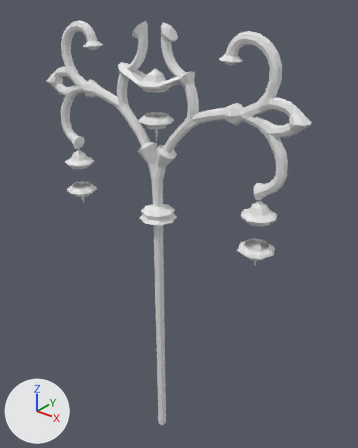
The FBX model P3 Videospelletje/P3 Schpiel/Assets/Dilar/DrModels/Environment/DrLantern.fbx as it was, and as the next commit left it.
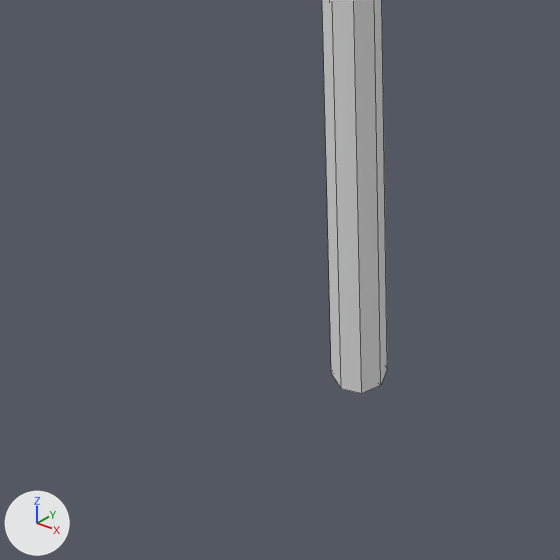
Each version is shown whole from a 50 mm camera at (2.048, -2.33, 1.426) aimed at (0.041, 0.18, -0.13), then close up on the part from 32% to 53% of the width and 83% to 100% of the height. The axes (+X, +Y, +Z) are drawn at lower left. The lights are the same throughout. The close-ups show mesh edges as thin lines.

In view in the first close-up: 'DrLantern'.
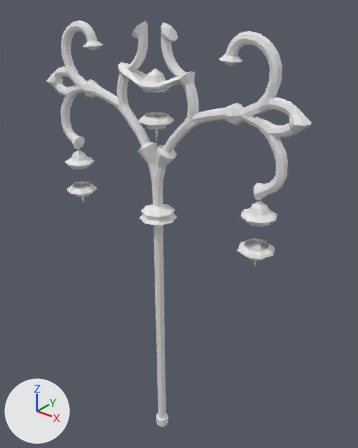
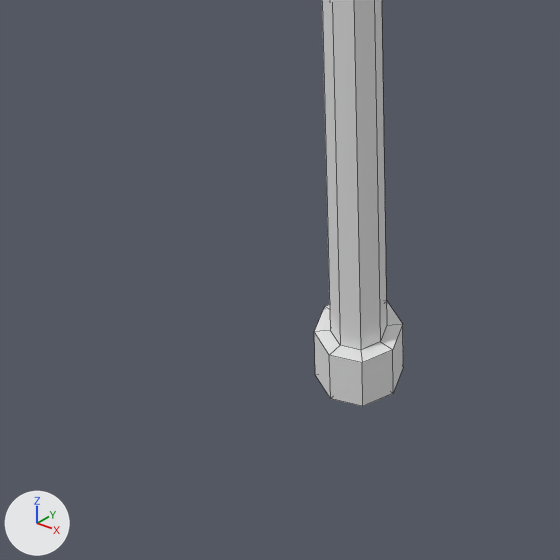
The newer file is also rescaled (x1.277) as a whole; pictures and numbers use the older file's frame.

What changed in the scene script:
```text
Change me_drlantern:
    used by ob_drlantern; location = (0.0, 0.0, 0.0)
    remove me_drlantern.from_pydata(...)  # 1524 vertices, 1556 faces; spans x -1.03..1.03, y -0.13..0.13, z -1.96..1.23
    add me_drlantern.from_pydata(...)  # 1548 vertices, 1580 faces; spans x -1.03..1.03, y -0.13..0.13, z -1.96..1.23
    me_drlantern part 1
    8 faces are deleted
    8 vertices are added at x -0.05..0.05, y -0.05..0.05, z -1.96
    8 new vertices lie (0.0, 0.0, -1.83) away from vertices in x -0.03..0.03, y -0.03..0.03, z -0.06
    8 new vertices lie (0.0, 0.0, 0.07) away from vertices in x -0.05..0.05, y -0.05..0.05, z -1.96
    32 new faces join them
```

Location of each change, (x1, y1, x2, y2) in pixels of the close-ups (560 x 560 px):
'DrLantern', reshaped
    before: (322, 0, 387, 393)
    after: (314, 0, 403, 406)
